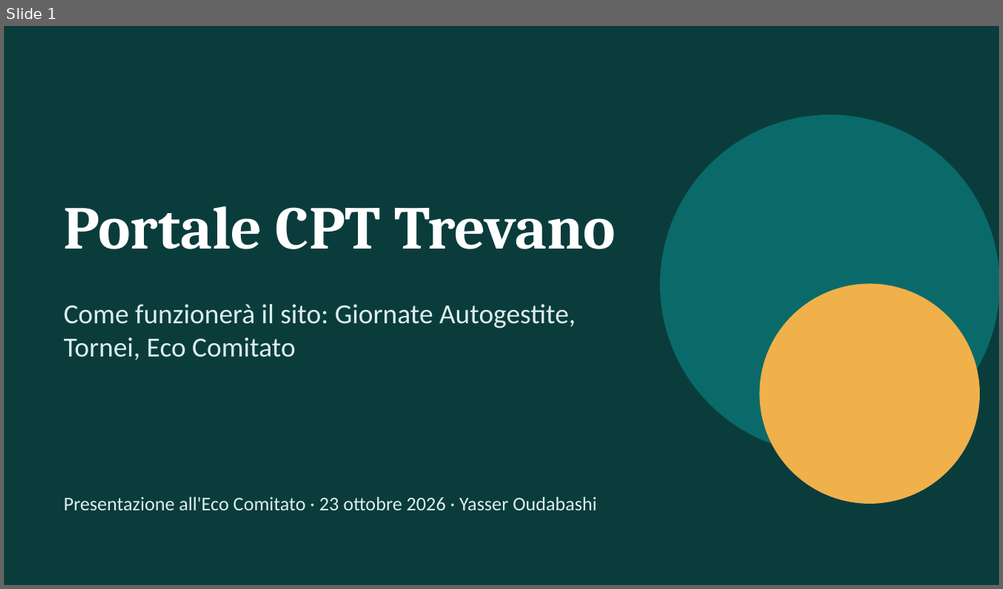
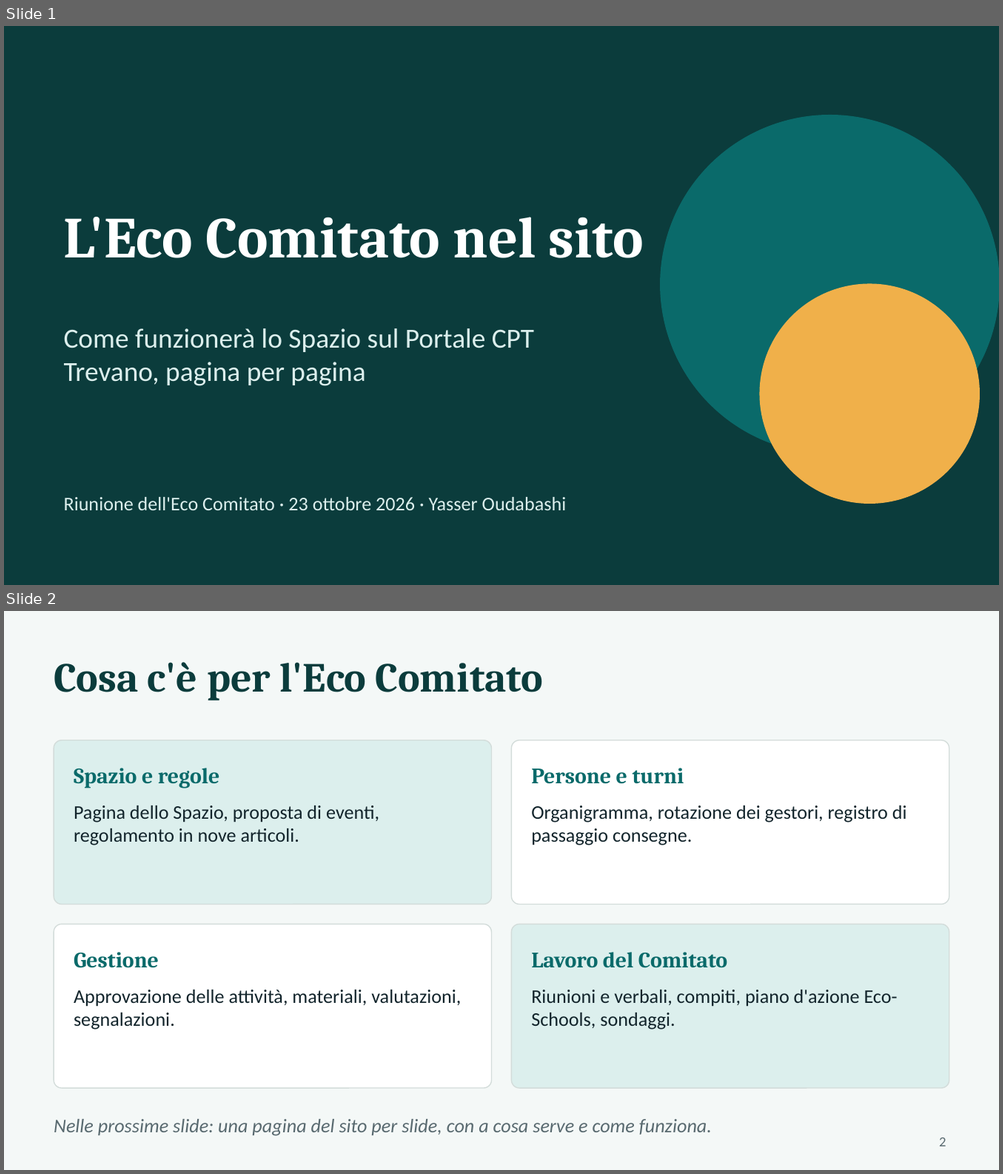
Before and after one commit to YasserOudabashi/CptSite, a slide deck: Presentazione/Presentazione_Sito_23-10-2026.pptx. Shown one above the other, each under a label of ours: slide 1 before the commit, slides 1 and 2 after it. The pictures are 1003x589 and 1003x1174 pixels, drawn with LibreOffice and Linux fonts; fonts in the diff are those of the drawing. Boxes give left, top, right and bottom in pixels: in the first picture for what was removed or moved away, otherwise in the second. Text is boxed around its words. In the diff, an @@ line names an element or a change of style, - is before the commit and + after.

```diff
--- a/Presentazione/Presentazione_Sito_23-10-2026.pptx
+++ b/Presentazione/Presentazione_Sito_23-10-2026.pptx
@@ slide 2 added at [4,611,999,1170], background #F4F8F7 @@
@@ text added at [54,662,543,701], 30 pt, text #0B3C3C, bold @@
+Cosa c'è per l'Eco Comitato
@@ rounded rectangle added at [54,741,492,904], fill #DCEFED, outline #D3DCDA 0.75 pt @@
@@ rounded rectangle added at [511,741,949,904], fill #FFFFFF, outline #D3DCDA 0.75 pt @@
@@ text added at [74,768,219,789], 16 pt, text #0A6A6A, bold @@
+Spazio e regole
@@ text added at [531,768,684,784], 16 pt, text #0A6A6A, bold @@
+Persone e turni
@@ text added at [74,806,379,846], 14 pt, text #12242B @@
+Pagina dello Spazio, proposta di eventi, regolamento in nove articoli.
@@ text added at [531,806,907,846], 14 pt, text #12242B @@
+Organigramma, rotazione dei gestori, registro di passaggio consegne.
@@ rounded rectangle added at [54,924,492,1088], fill #FFFFFF, outline #D3DCDA 0.75 pt @@
@@ rounded rectangle added at [511,924,949,1088], fill #DCEFED, outline #D3DCDA 0.75 pt @@
@@ text added at [74,952,159,968], 16 pt, text #0A6A6A, bold @@
+Gestione
@@ text added at [531,952,727,968], 16 pt, text #0A6A6A, bold @@
+Lavoro del Comitato
@@ text added at [74,990,461,1030], 14 pt, text #12242B @@
+Approvazione delle attività, materiali, valutazioni, segnalazioni.
@@ text added at [531,990,897,1030], 14 pt, text #12242B @@
+Riunioni e verbali, compiti, piano d'azione Eco-Schools, sondaggi.
@@ text added at [54,1119,711,1136], 14 pt, text #58696F, italic @@
+Nelle prossime slide: una pagina del sito per slide, con a cosa serve e come funziona.
@@ page number added at [939,1138,945,1147], 10 pt, text #58696F @@
+2
@@ slide 1 changed as well @@
@@ text at [64,217,643,258]: text changed; size 44 to 42 pt @@
-Portale CPT Trevano
+L'Eco Comitato nel sito
@@ text at [64,329,534,386]: text changed @@
-Come funzionerà il sito: Giornate Autogestite, Tornei, Eco Comitato
+Come funzionerà lo Spazio sul Portale CPT Trevano, pagina per pagina
@@ text at [64,497,566,511]: text changed @@
-Presentazione all'Eco Comitato · 23 ottobre 2026 · Yasser Oudabashi
+Riunione dell'Eco Comitato · 23 ottobre 2026 · Yasser Oudabashi
```
Also in this commit, not shown: 1 other slide changed, 12 other slides added, 10 slides removed, 1 other file.
